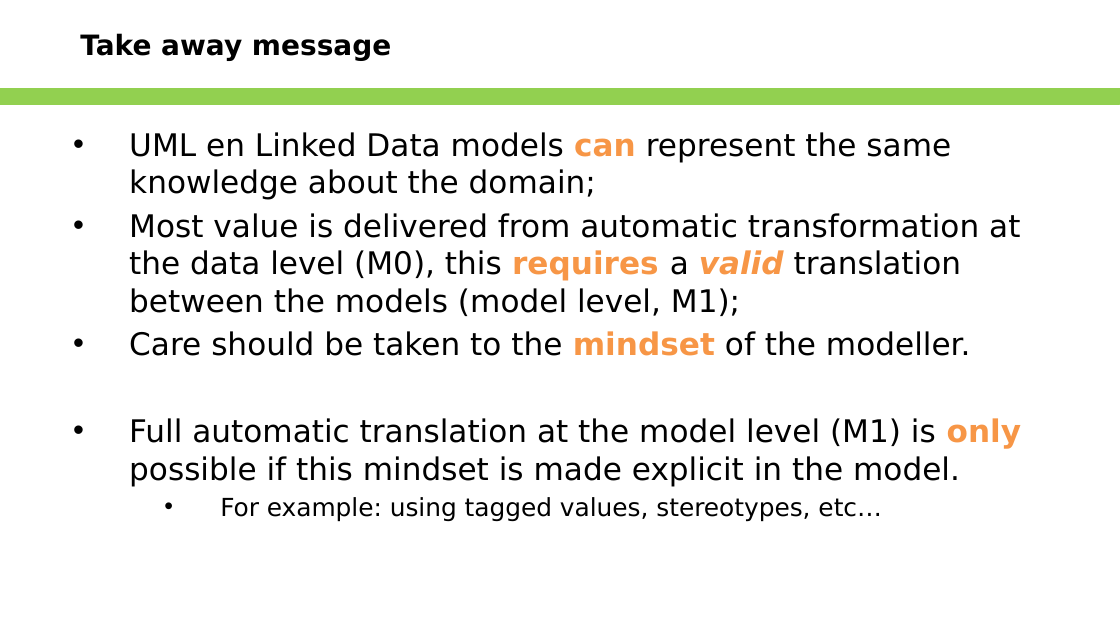
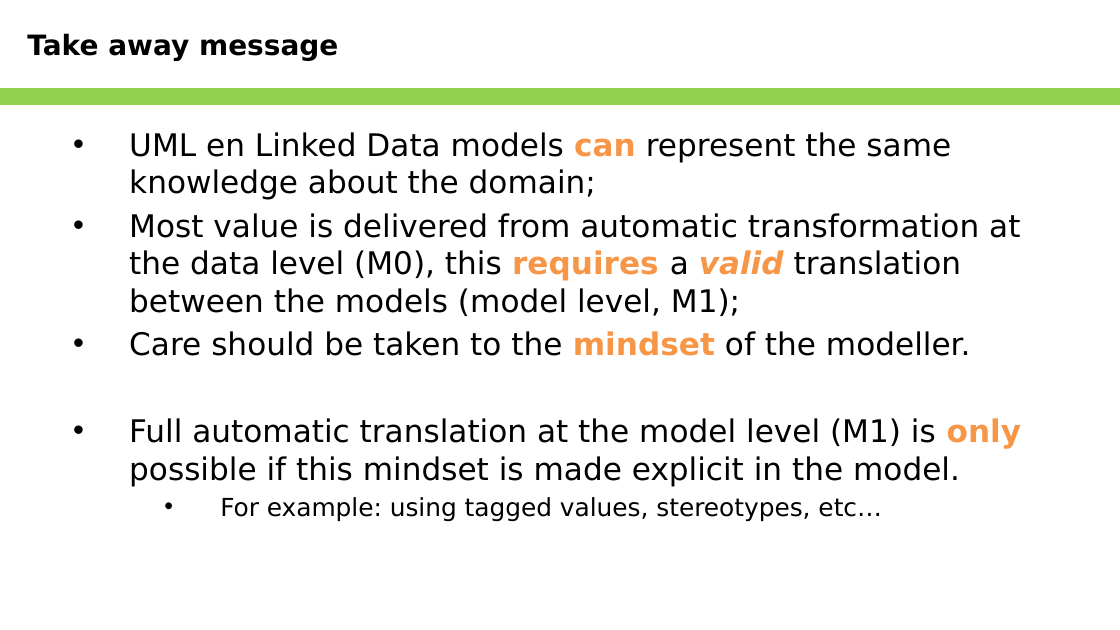
Before and after one commit to Geonovum/NEN3610-Linkeddata, a slide deck: slide 37 of Presentations/NEN3610-LD and ISO19103.pptx (slide 25 before the commit). Drawn at 1120x630 pixels with LibreOffice and Linux fonts; fonts in the diff are those of the drawing; background and template pictures are left out. Boxes give left, top, right and bottom in pixels: in the first picture for what was removed or moved away, otherwise in the second. Text is boxed around its words. In the diff, an @@ line names an element or a change of style, - is before the commit and + after.

```diff
--- a/Presentations/NEN3610-LD and ISO19103.pptx
+++ b/Presentations/NEN3610-LD and ISO19103.pptx
@@ text "Take away message": place and size @@
-text "Take away message" at box(80, 33, 391, 61)
+text "Take away message" at box(27, 33, 338, 61)
```
Also in this commit, not shown: 4 other slides changed, 16 slides added, 4 slides removed.
